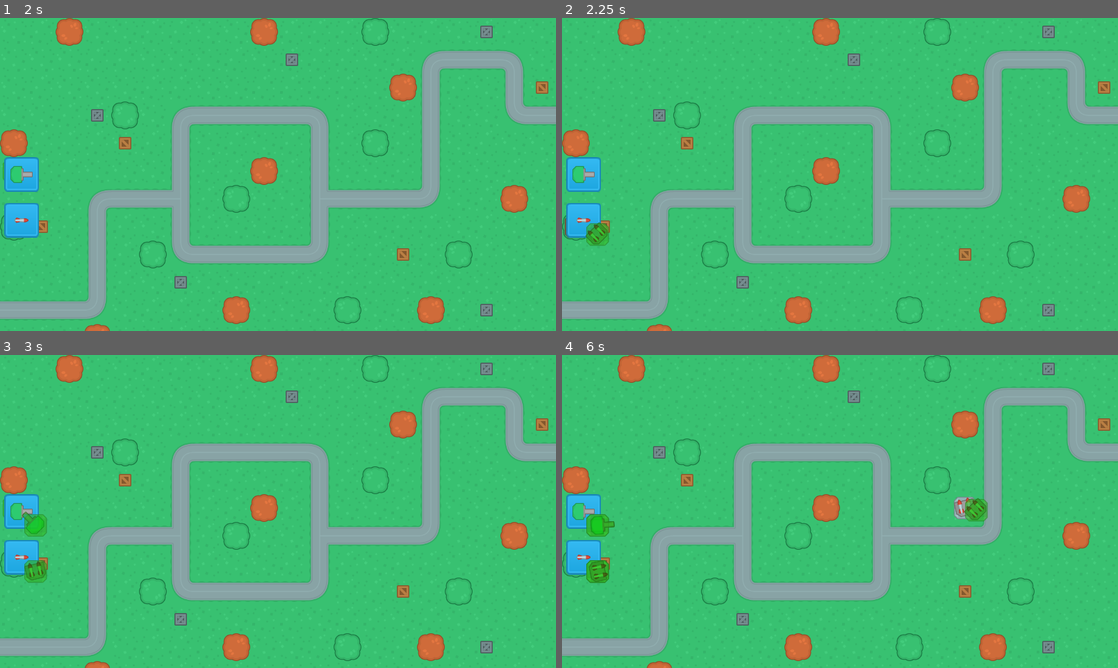
Above: before the commit, frames 1-4 (two rows, left to right).
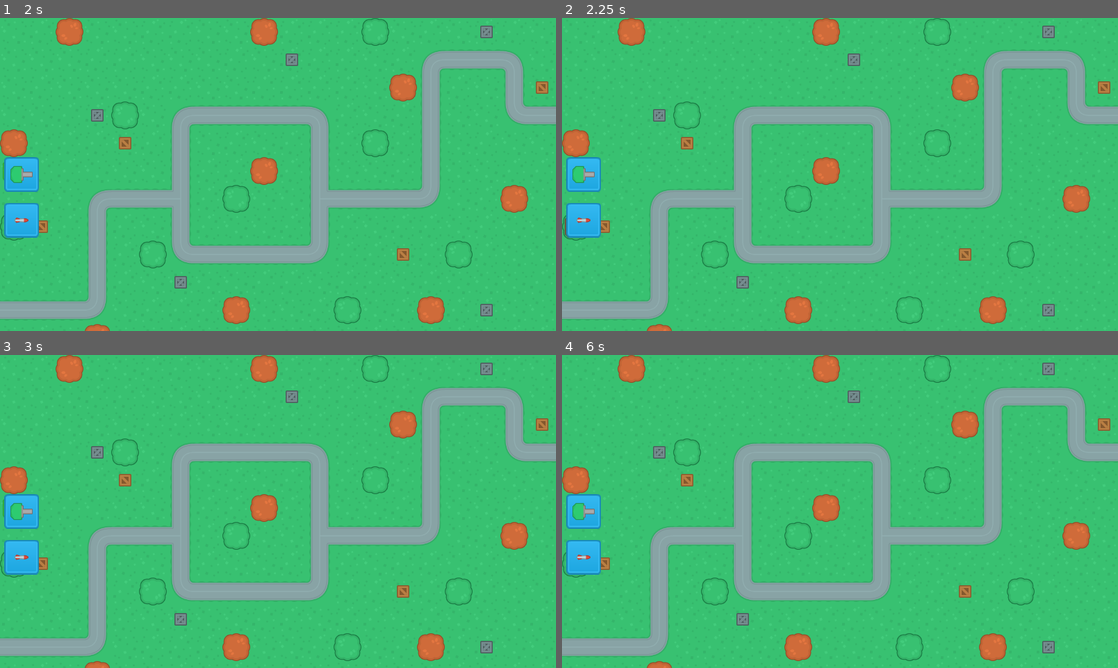
Above: after the commit, the same moments.

Repository: vrialland/godot-tutorial-tower-defense
Game: Godot game, scene res://SceneHandler.tscn
Two runs of this game, one before a commit and one after it. Both use one fixed random seed, a clock stepped at 60 frames per second and the inputs below.
Inputs (mouse positions are in pixels of both pictures, inside the frame that each line leads up to):
- Up to frame 1 (2 s): click "New Game" at 0.5 s; click (22, 174) at 1.25 s
- Up to frame 2 (2.25 s): click (584, 221) at 2 s
- Up to frame 3 (3 s): click (22, 511) at 2.75 s
- Up to frame 4 (6 s): click (584, 558) at 3.5 s; click (584, 511) at 4.25 s; click (584, 558) at 5 s; tap Enter (ui_accept) at 5.75, 5.85 s; move the mouse to (962, 495) at 5.77 s

Frame 1 is identical in both runs. In frame 2, 0.3% of the frame differs, in the area x 4-9%, y 65-73%; in frame 3, 0.6%; in frame 4, 1.0%, in the area x 4-77%, y 45-73%.

Commit message:
fix: allow changing tower in build mode

Diff:
--- a/scenes/main_scenes/GameScene.gd
+++ b/scenes/main_scenes/GameScene.gd
@@ -34,6 +34,8 @@
 			cancel_build_mode()
 
 func initiate_build_mode(tower_type: String) -> void:
+	if build_mode:
+		cancel_build_mode()
 	build_type = tower_type + "T1"
 	build_mode = true
 	$UI.set_tower_preview(build_type, get_global_mouse_position(), GREEN)
@@ -58,7 +60,7 @@
 func cancel_build_mode() -> void:
 	build_mode = false
 	build_valid = false
-	$UI/TowerPreview.queue_free()
+	$UI/TowerPreview.free()
 
 
 func verify_and_build() -> void:
